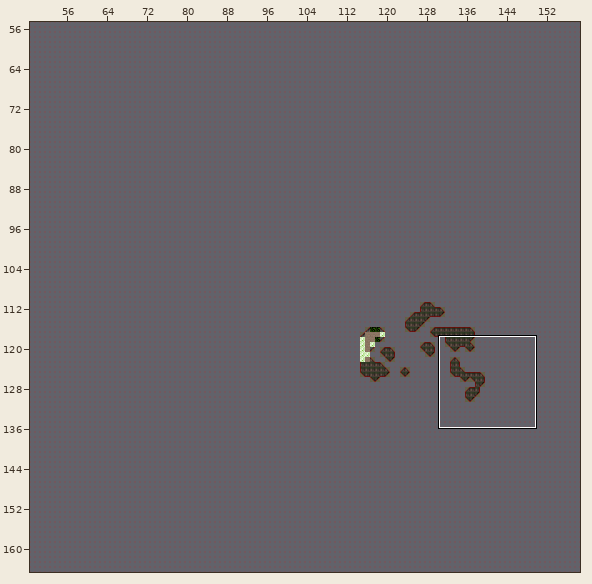
Two versions of a level (Tiled map, Assets/Data/Tiled/map_world.tmx). The picture above shows the old version from afar; the outline marks the close-up.
Close-up. Before the commit:
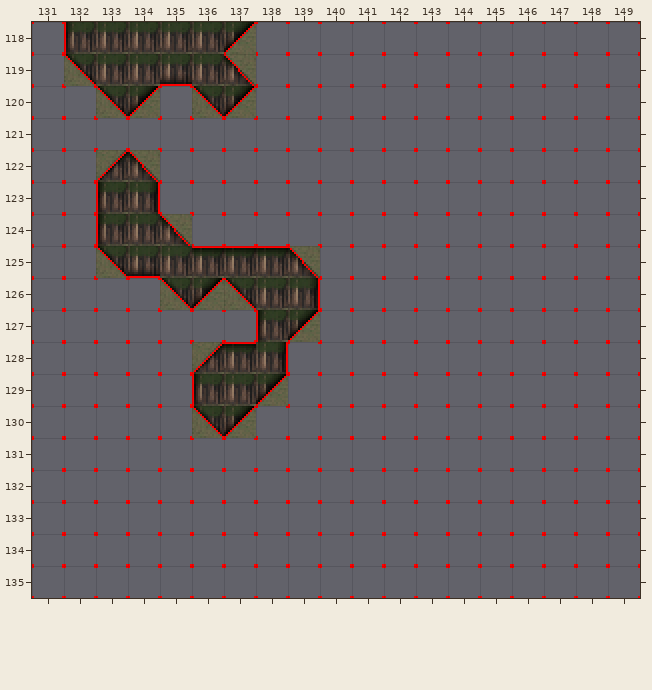
Cells are 16x16 px. Shown: x 131..149, y 118..135. The commit also changed other parts of the map, which this record leaves out.
After:
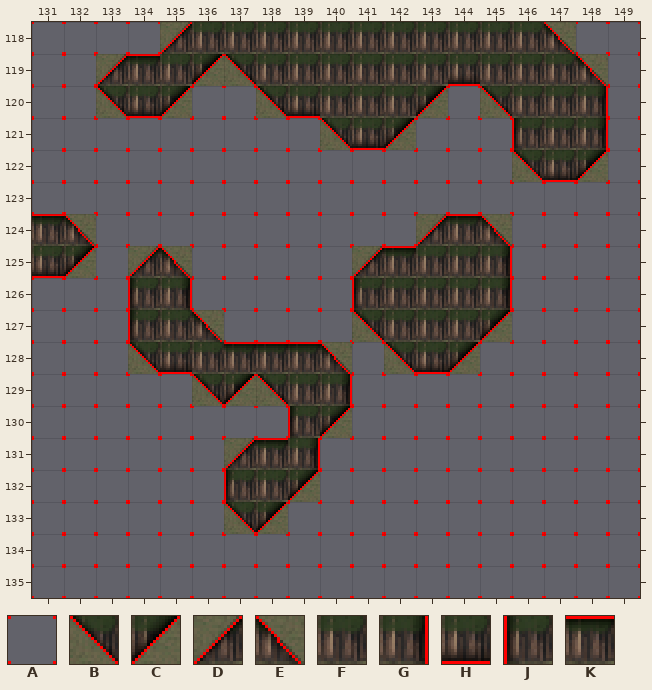
Key: from "tileset": A 0, B 1, C 2, D 3, E 4, F 5, G 6, H 7, J 8, K 9.
_ is an empty cell.
What changed:
Layer "Tile Layer 1":
y 118: x 132..135 JFFF -> AAAD; x 137..147 CAAAAAAAAAA -> FFFFFFFFFFE
y 119: x 132..148 BFFHFEAAAAAAAAAAA -> ADKFCBFFFFFFHFFFE
y 120: x 134..143 CABCAAAAAA -> HCAABHFFFC; x 145..148 AAAA -> BFFG
y 121: x 140..142 AAA -> BHC; x 146..148 AAA -> JFG
y 122: x 133..134 DE -> AA; x 146..148 AAA -> BHC
y 123: x 133..134 JG -> AA
y 124: x 131..135 AAJFE -> KEAAA; x 143..145 AAA -> DKE
y 125: x 131..139 AABHFKKKE -> HCADEAAAA; x 141..145 AAAAA -> DKFFG
y 126: x 134..139 ABCBFG -> JGAAAA; x 141..145 AAAAA -> JFFFG
y 127: x 134..136 AAA -> JFE; x 138..139 JC -> AA; x 141..145 AAAAA -> BFFFC
y 128: x 134..136 AAD -> BHF; x 138..140 GAA -> KKE; x 142..144 AAA -> BHC
y 129: x 136..140 JFCAA -> BCBFG
y 130: x 136..137 BC -> AA; x 139..140 AA -> JC
y 131: x 137..139 AAA -> DKG
y 132: x 137..139 AAA -> JFC
y 133: x 137..138 AA -> BC
